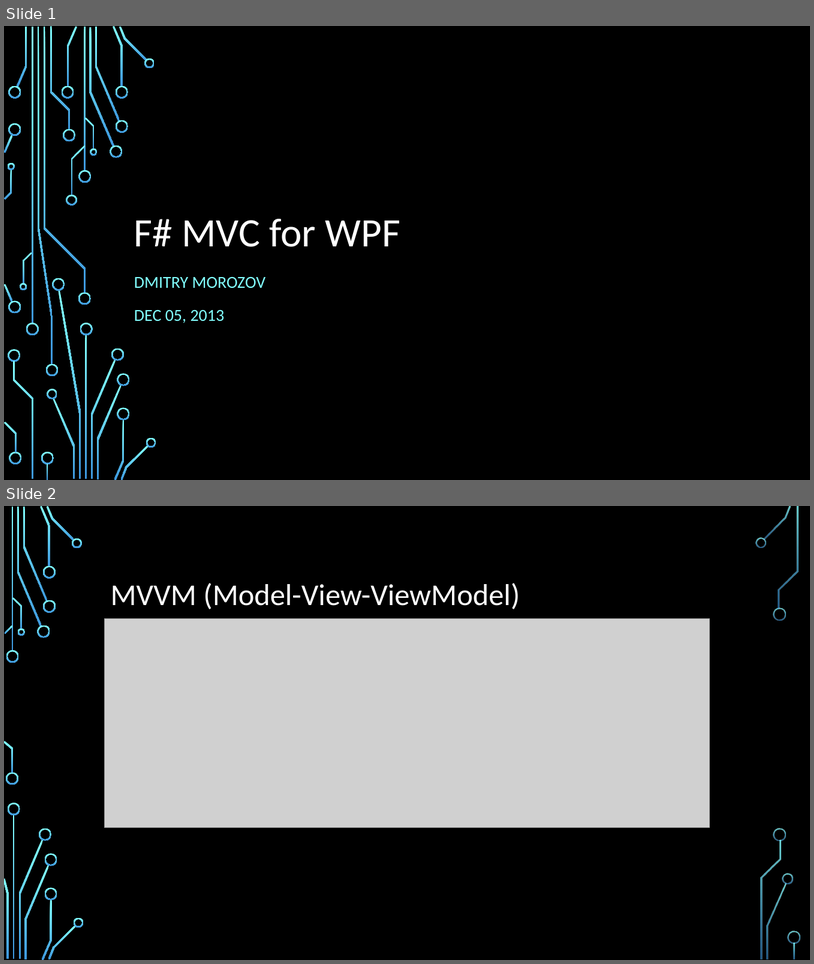
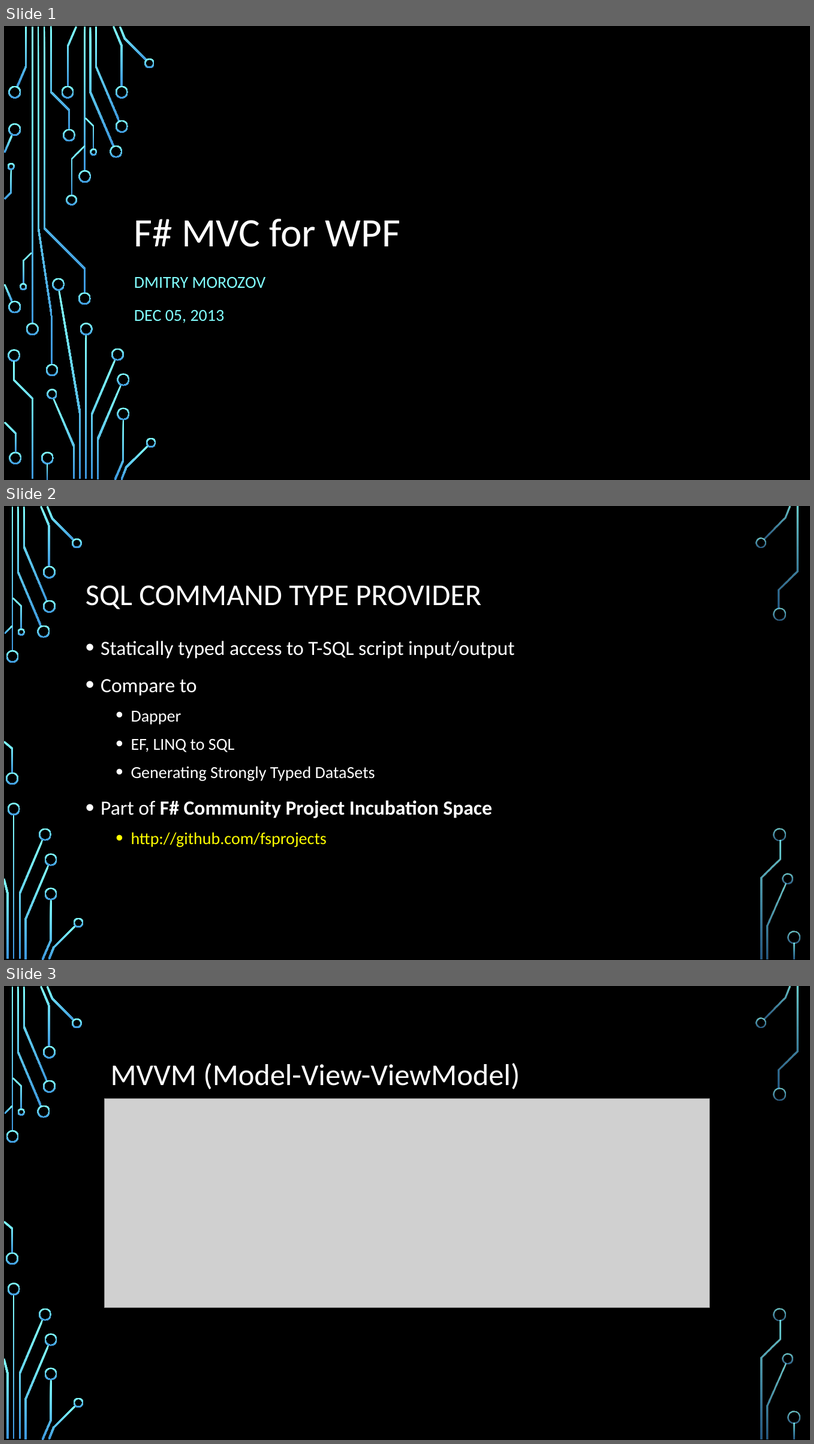
Before and after one commit to dmitry-a-morozov/fsharp-wpf-mvc-series, a slide deck: DC Meetup.2013-12-05.pptx. Shown one above the other, each under a label of ours: slides 1 and 2 before the commit, slides 1, 2 and 3 after it. The pictures are 814x964 and 814x1444 pixels, drawn with LibreOffice and Linux fonts; fonts in the diff are those of the drawing; grey boxes stand for pictures; background and template pictures are left out. Boxes give left, top, right and bottom in pixels: in the first picture for what was removed or moved away, otherwise in the second. Text is boxed around its words. In the diff, an @@ line names an element or a change of style, - is before the commit and + after.

```diff
--- a/DC Meetup.2013-12-05.pptx
+++ b/DC Meetup.2013-12-05.pptx
@@ slide 2 added at <box>4,506,810,960</box>, background picture (left out); not listed: 36 template elements that a slide beside it also shows @@
@@ title added at <box>86,585,482,609</box>, 36 pt, text #FFFFFF @@
+SQL COMMAND TYPE PROVIDER
@@ text added at <box>101,640,515,847</box>, 24 pt, text #FFFFFF @@
+• Statically typed access to T-SQL script input/output
+• Compare to
+  • Dapper
+  • EF, LINQ to SQL
+  • Generating Strongly Typed DataSets
+• Part of F# Community Project Incubation Space
+  • http://github.com/fsprojects
@@ what was slide 2 is now slide 3 @@
```
Also in this commit, not shown: 2 slides changed, 3 other slides added, 23 other files.
